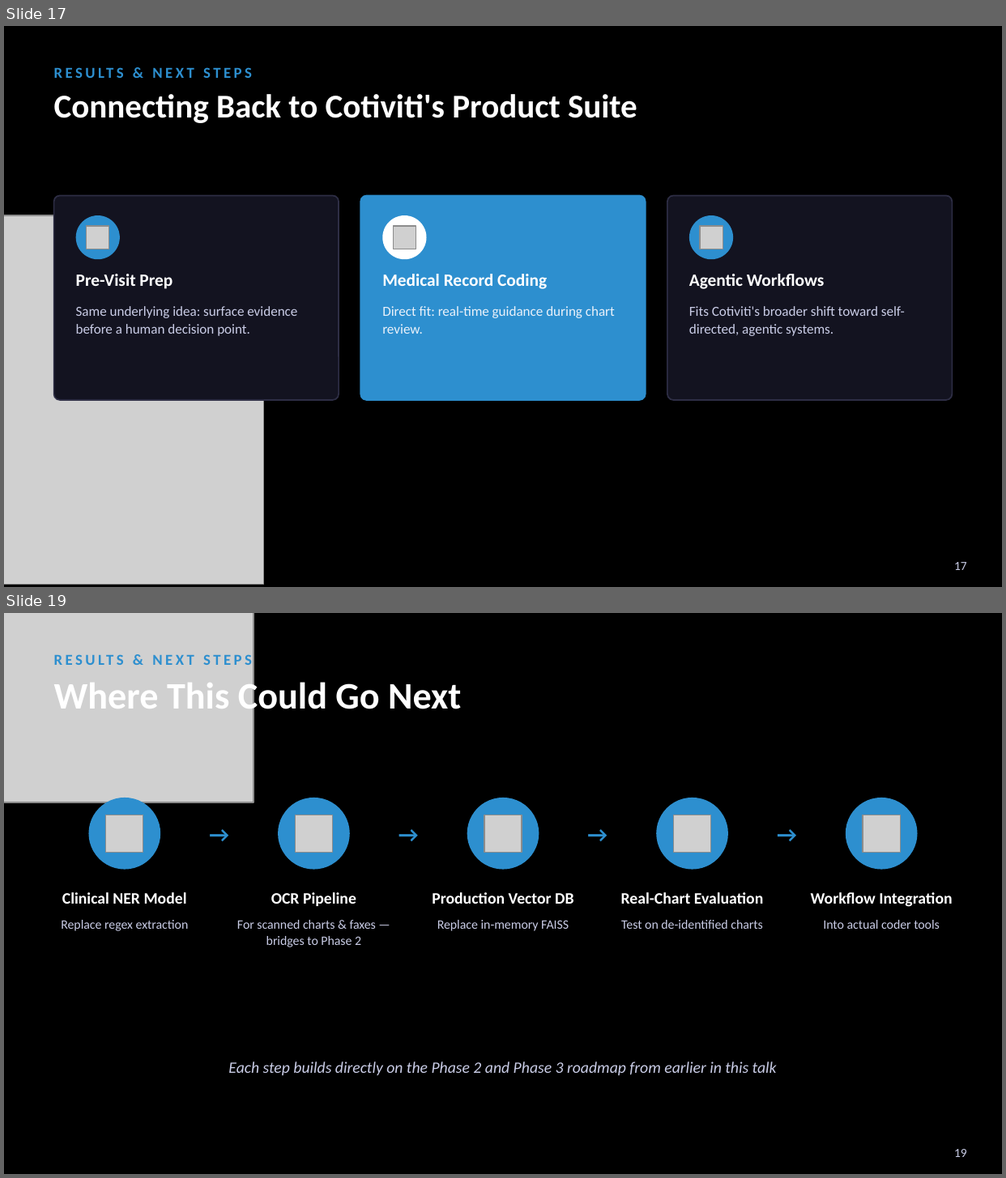
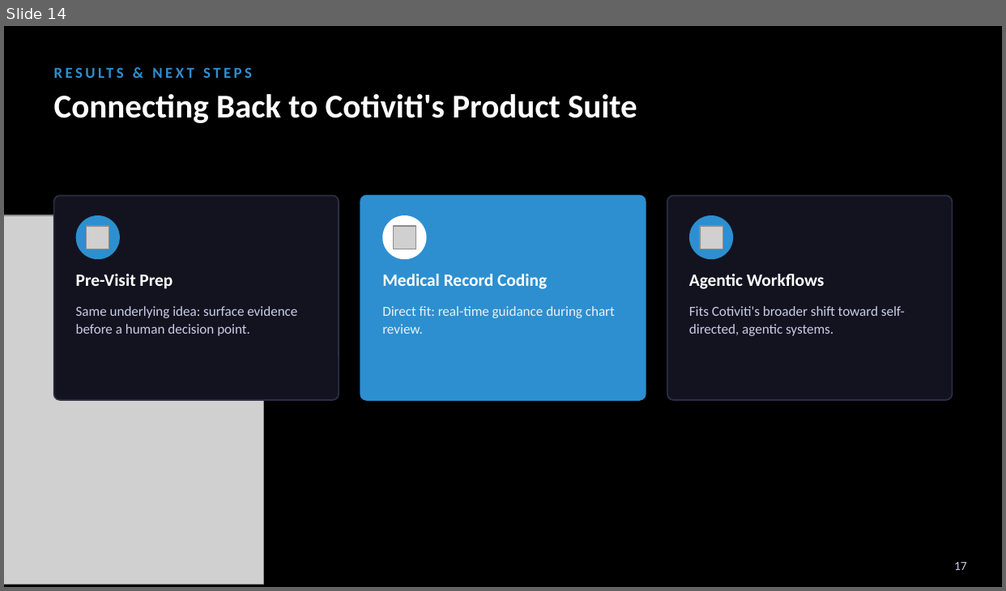
Before and after one commit to evierkim/cotiviti-intern-poc-agentic-rag, a slide deck: Cotiviti_PowerPoint.pptx. Shown one above the other, each under a label of ours: slides 17 and 19 before the commit, slide 14 after it; the slides between them are not shown. The pictures are 1006x1178 and 1006x591 pixels, drawn with LibreOffice and Linux fonts; fonts in the diff are those of the drawing; grey boxes stand for pictures. Boxes give left, top, right and bottom in pixels: in the first picture for what was removed or moved away, otherwise in the second. Text is boxed around its words. In the diff, an @@ line names an element or a change of style, - is before the commit and + after.

```diff
--- a/Cotiviti_PowerPoint.pptx
+++ b/Cotiviti_PowerPoint.pptx
@@ slide 19 removed at [4,613,1002,1174], background #000000 @@
@@ picture removed at [4,613,253,803] @@
@@ text removed at [54,678,379,718] @@
-Where This Could Go Next
@@ text removed at [388,684,461,709] @@
-RESULTS & NEXT STEPS
@@ ellipse removed at [89,798,160,870] @@
@@ ellipse removed at [278,798,349,870] @@
@@ ellipse removed at [467,798,539,870] @@
@@ ellipse removed at [657,798,728,870] @@
@@ ellipse removed at [846,798,917,870] @@
@@ picture removed at [106,815,143,851] @@
@@ text removed at [206,815,233,851] @@
-→
@@ picture removed at [296,815,332,851] @@
@@ text removed at [394,815,422,851] @@
-→
@@ picture removed at [484,815,521,851] @@
@@ text removed at [584,815,612,851] @@
-→
@@ picture removed at [674,815,710,851] @@
@@ text removed at [773,815,800,851] @@
-→
@@ picture removed at [863,815,899,851] @@
@@ text removed at [62,892,187,904] @@
-Clinical NER Model
@@ text removed at [271,892,356,906] @@
-OCR Pipeline
@@ text removed at [432,892,573,904] @@
-Production Vector DB
@@ text removed at [621,892,764,904] @@
-Real-Chart Evaluation
@@ text removed at [811,892,952,907] @@
-Workflow Integration
@@ text removed at [61,920,189,931] @@
-Replace regex extraction
@@ text removed at [237,920,376,948] @@
-For scanned charts & faxes — bridges to Phase 2
@@ text removed at [437,920,569,931] @@
-Replace in-memory FAISS
@@ text removed at [621,920,763,929] @@
-Test on de-identified charts
@@ text removed at [823,920,940,929] @@
-Into actual coder tools
@@ text removed at [228,1062,777,1076] @@
-Each step builds directly on the Phase 2 and Phase 3 roadmap from earlier in this talk
@@ text removed at [954,1149,967,1157] @@
-19
@@ what was slide 17 is now slide 14 @@
```
Also in this commit, not shown: 14 slides changed, 3 other slides removed.
